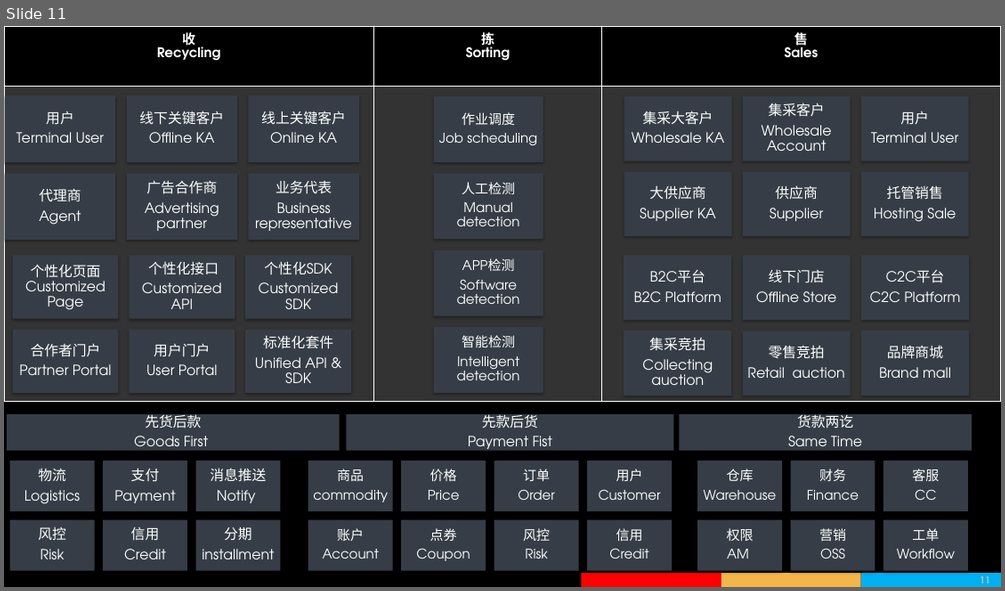
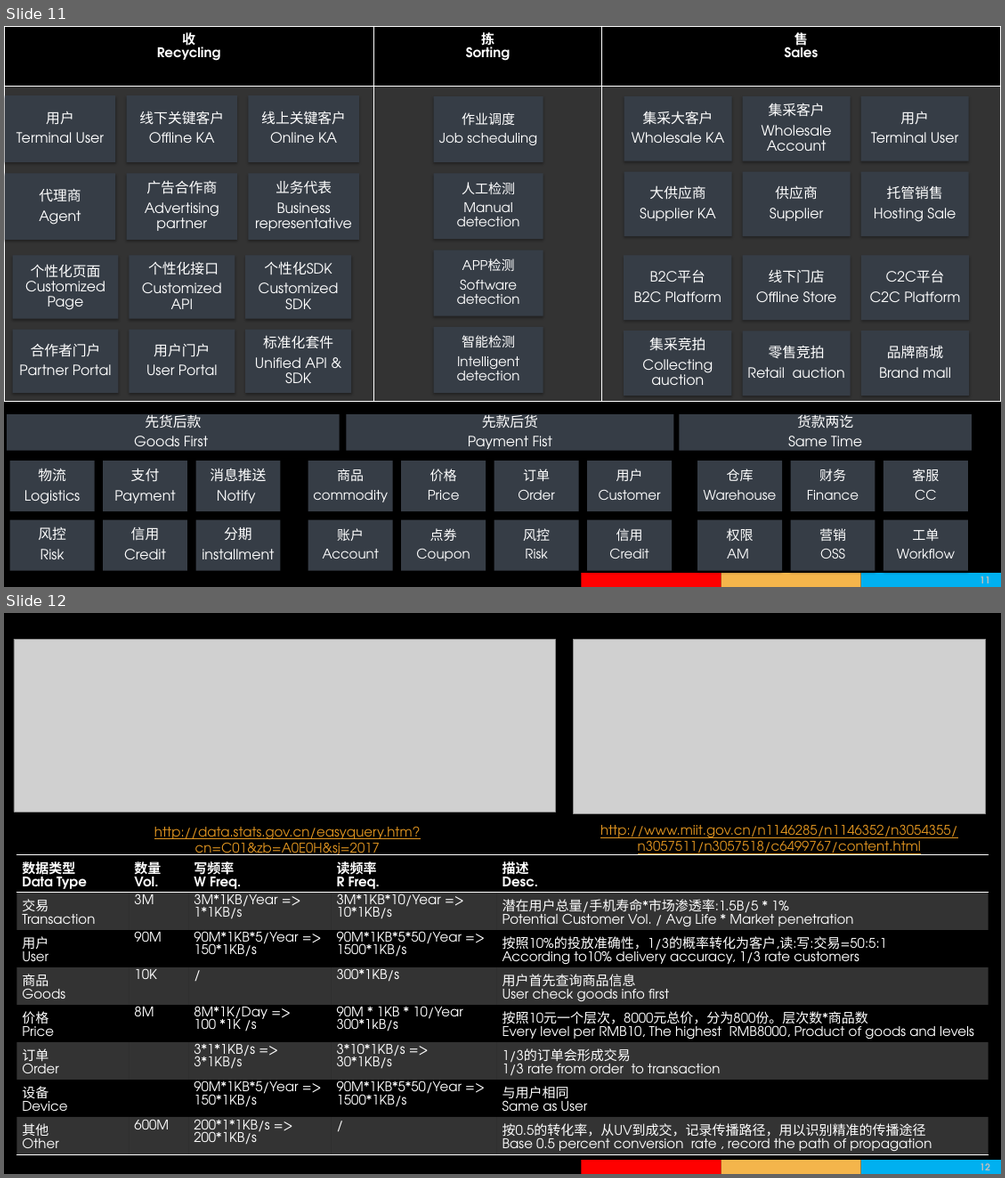
Before and after one commit to wapuboy/ha_how_to, a slide deck: 2018年回收宝高可用在线平台的持续演进.pptx. Shown one above the other, each under a label of ours: slide 11 before the commit, slides 11 and 12 after it. The pictures are 1005x591 and 1005x1178 pixels, drawn with LibreOffice and Linux fonts; fonts in the diff are those of the drawing; grey boxes stand for pictures; background and template pictures are left out. Boxes give left, top, right and bottom in pixels: in the first picture for what was removed or moved away, otherwise in the second. Text is boxed around its words. In the diff, an @@ line names an element or a change of style, - is before the commit and + after.

```diff
--- a/2018年回收宝高可用在线平台的持续演进.pptx
+++ b/2018年回收宝高可用在线平台的持续演进.pptx
@@ slide 12 added at <box>4,613,1001,1174</box>, background picture (left out); not listed: 4 template elements that a slide beside it also shows @@
@@ picture added at <box>14,639,554,812</box> @@
@@ picture added at <box>573,639,986,814</box> @@
@@ text added at <box>154,826,420,855</box>, 18 pt, text #E19520, underline @@
+http://data.stats.gov.cn/easyquery.htm?cn=C01&zb=A0E0H&sj=2017
@@ text added at <box>600,824,957,855</box>, 18 pt, text #E19520, underline @@
+http://www.miit.gov.cn/n1146285/n1146352/n3054355/n3057511/n3057518/c6499767/content.html
@@ table added at <box>16,855,987,1159</box>, 8 rows, 5 columns @@
+数据类型 / Data Type | 数量 / Vol. | 写频率 / W Freq. | 读频率 / R Freq. | 描述 / Desc.
+交易 / Transaction | 3M | 3M*1KB/Year => / 1*1KB/s | 3M*1KB*10/Year => / 10*1KB/s | 潜在用户总量/手机寿命*市场渗透率:1.5B/5 * 1% / Potential Customer Vol. / Avg Life * Market penetration
+用户 / User | 90M | 90M*1KB*5/Year => / 150*1KB/s | 90M*1KB*5*50/Year => / 1500*1KB/s | 按照10%的投放准确性，1/3的概率转化为客户,读:写:交易=50:5:1 / According to10% delivery accuracy, 1/3 rate customers
+商品 / Goods | 10K | / | 300*1KB/s | 用户首先查询商品信息 / User check goods info first
+价格 / Price | 8M | 8M*1K/Day => / 100 *1K /s | 90M * 1KB * 10/Year / 300*1kB/s | 按照10元一个层次，8000元总价，分为800份。层次数*商品数 / Every level per RMB10, The highest RMB8000, Product of goods and levels
+订单 / Order |  | 3*1*1KB/s => / 3*1KB/s | 3*10*1KB/s => / 30*1KB/s | 1/3的订单会形成交易 / 1/3 rate from order to transaction
+设备 / Device |  | 90M*1KB*5/Year => / 150*1KB/s | 90M*1KB*5*50/Year => / 1500*1KB/s | 与用户相同 / Same as User
+其他 / Other | 600M | 200*1*1KB/s => / 200*1KB/s | / | 按0.5的转化率，从UV到成交，记录传播路径，用以识别精准的传播途径 / Base 0.5 percent conversion rate , record the path of propagation
```
Also in this commit, not shown: 3 other slides added.
